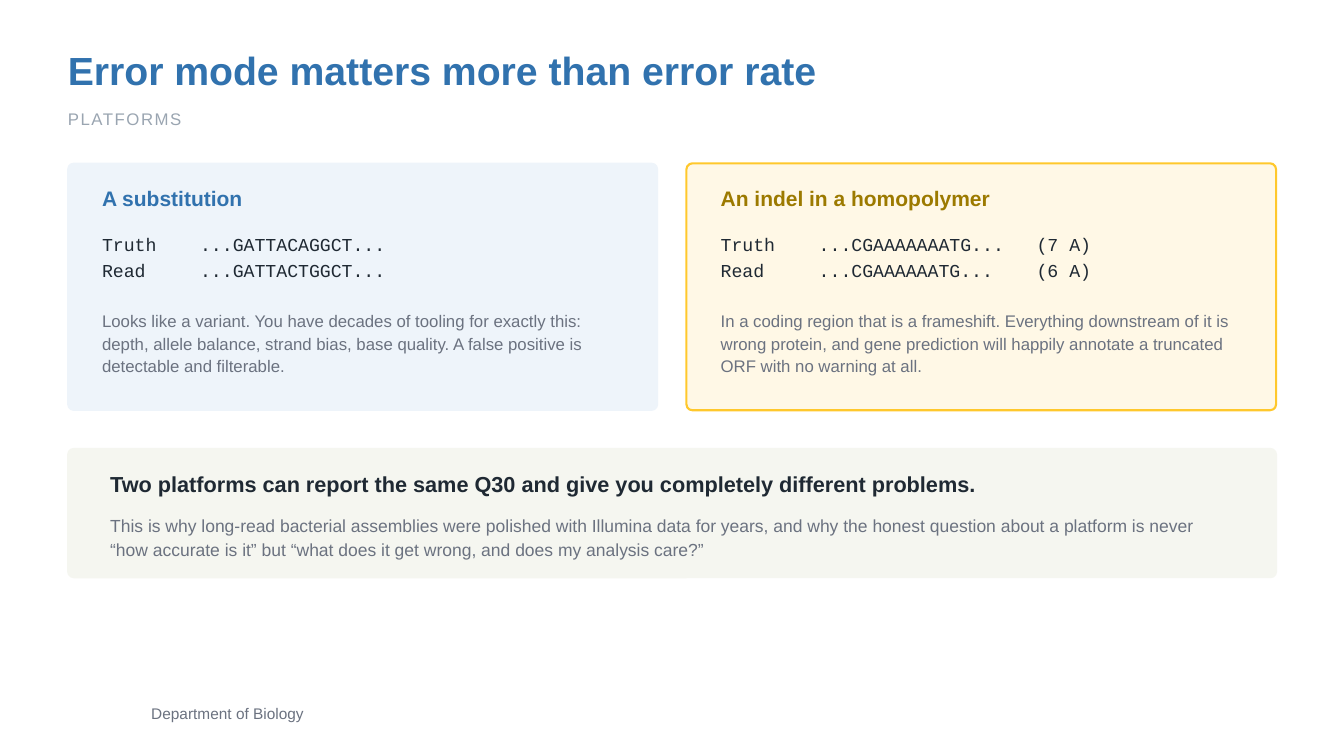
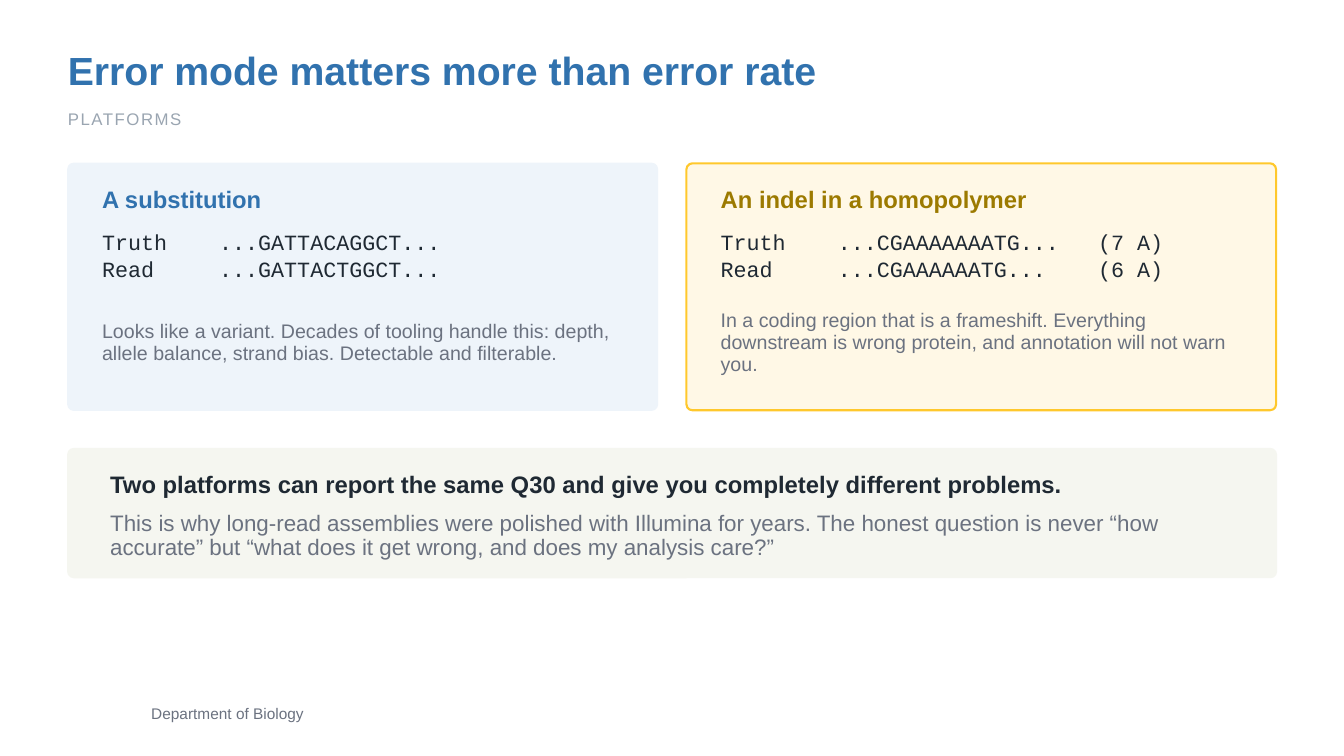
Before and after one commit to zhan4429/TuftsAppliedBioinfo, a slide deck: slide 9 of slides/week-02/Week02_Session1_Sequencing_Design_QC.pptx. Drawn at 1344x756 pixels with LibreOffice and Linux fonts; fonts in the diff are those of the drawing; background and template pictures are left out. Boxes give left, top, right and bottom in pixels: in the first picture for what was removed or moved away, otherwise in the second. Text is boxed around its words. In the diff, an @@ line names an element or a change of style, - is before the commit and + after.

```diff
--- a/slides/week-02/Week02_Session1_Sequencing_Design_QC.pptx
+++ b/slides/week-02/Week02_Session1_Sequencing_Design_QC.pptx
@@ text "A substitution" at bbox=[102, 190, 261, 209]: size 15 to 17 pt @@
@@ text "An indel in a homopolymer" at bbox=[721, 190, 1027, 213]: size 15 to 17 pt @@
@@ text "Truth ...GATTACAGGCT..." at bbox=[102, 235, 440, 277]: size 13 to 15.5 pt @@
@@ text "Truth ...CGAAAAAAATG... (7 A)" at bbox=[721, 235, 1163, 282]: size 13 to 15.5 pt @@
@@ text at bbox=[102, 324, 610, 363]: text changed; size 12 to 14 pt @@
-Looks like a variant. You have decades of tooling for exactly this: depth, allele balance, strand bias, base quality. A false positive is detectable and filterable.
+Looks like a variant. Decades of tooling handle this: depth, allele balance, strand bias. Detectable and filterable.
@@ text at bbox=[721, 313, 1226, 375]: text changed; size 12 to 14 pt @@
-In a coding region that is a frameshift. Everything downstream of it is wrong protein, and gene prediction will happily annotate a truncated ORF with no warning at all.
+In a coding region that is a frameshift. Everything downstream is wrong protein, and annotation will not warn you.
@@ text "Two platforms can report the ..." at bbox=[110, 475, 1062, 498]: size 15.5 to 17 pt @@
@@ text at bbox=[110, 515, 1158, 560]: text changed; size 12.5 to 16 pt @@
-This is why long-read bacterial assemblies were polished with Illumina data for years, and why the honest question about a platform is never “how accurate is it” but “what does it get wrong, and does my analysis care?”
+This is why long-read assemblies were polished with Illumina for years. The honest question is never “how accurate” but “what does it get wrong, and does my analysis care?”
```
Also in this commit, not shown: 19 other slides changed, 2 other files.
